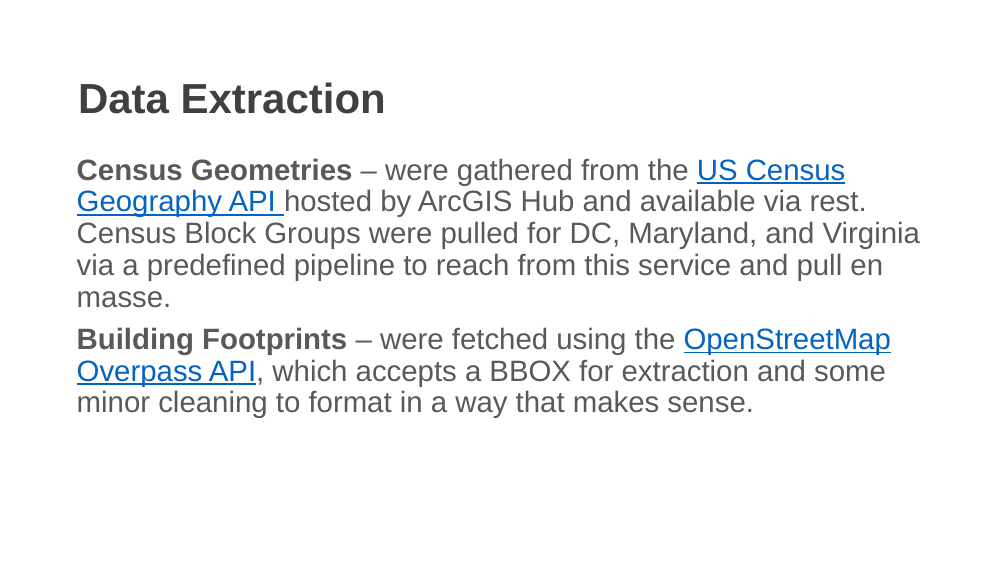
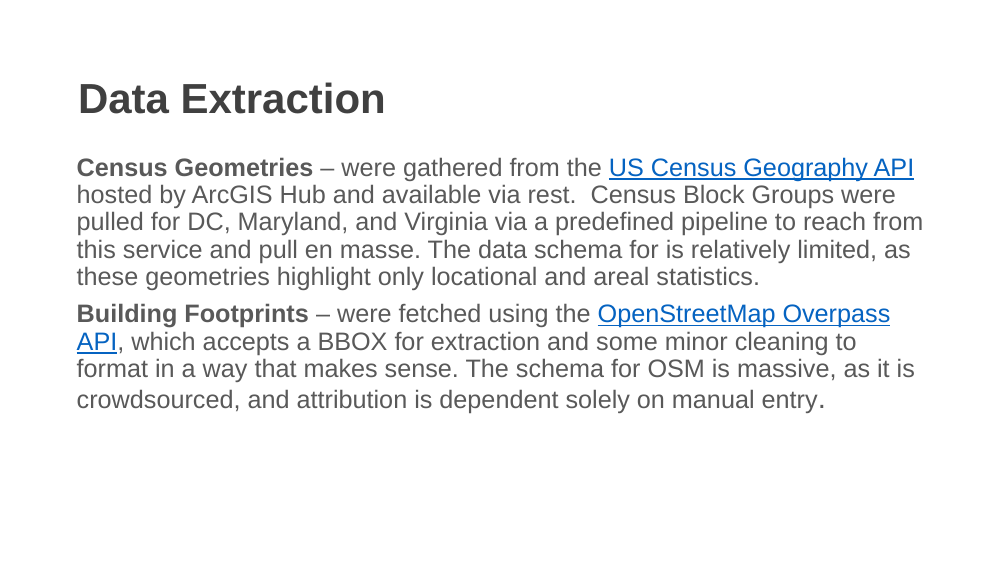
Before and after one commit to r-ballard/6289spatial_final, a slide deck: slide 3 of 6289_final_draft.pptx. Drawn at 1008x567 pixels with LibreOffice and Linux fonts; fonts in the diff are those of the drawing; background and template pictures are left out. Boxes give left, top, right and bottom in pixels: in the first picture for what was removed or moved away, otherwise in the second. Text is boxed around its words. In the diff, an @@ line names an element or a change of style, - is before the commit and + after.

```diff
--- a/6289_final_draft.pptx
+++ b/6289_final_draft.pptx
@@ text at [77, 157, 923, 413]: text changed; size 28 to 24 pt @@
-Census Geometries – were gathered from the US Census Geography API hosted by ArcGIS Hub and available via rest. Census Block Groups were pulled for DC, Maryland, and Virginia via a predefined pipeline to reach from this service and pull en masse.
-Building Footprints – were fetched using the OpenStreetMap Overpass API, which accepts a BBOX for extraction and some minor cleaning to format in a way that makes sense.
+Census Geometries – were gathered from the US Census Geography API hosted by ArcGIS Hub and available via rest. Census Block Groups were pulled for DC, Maryland, and Virginia via a predefined pipeline to reach from this service and pull en masse. The data schema for is relatively limited, as these geometries highlight only locational and areal statistics.
+Building Footprints – were fetched using the OpenStreetMap Overpass API, which accepts a BBOX for extraction and some minor cleaning to format in a way that makes sense. The schema for OSM is massive, as it is crowdsourced, and attribution is dependent solely on manual entry.
```
